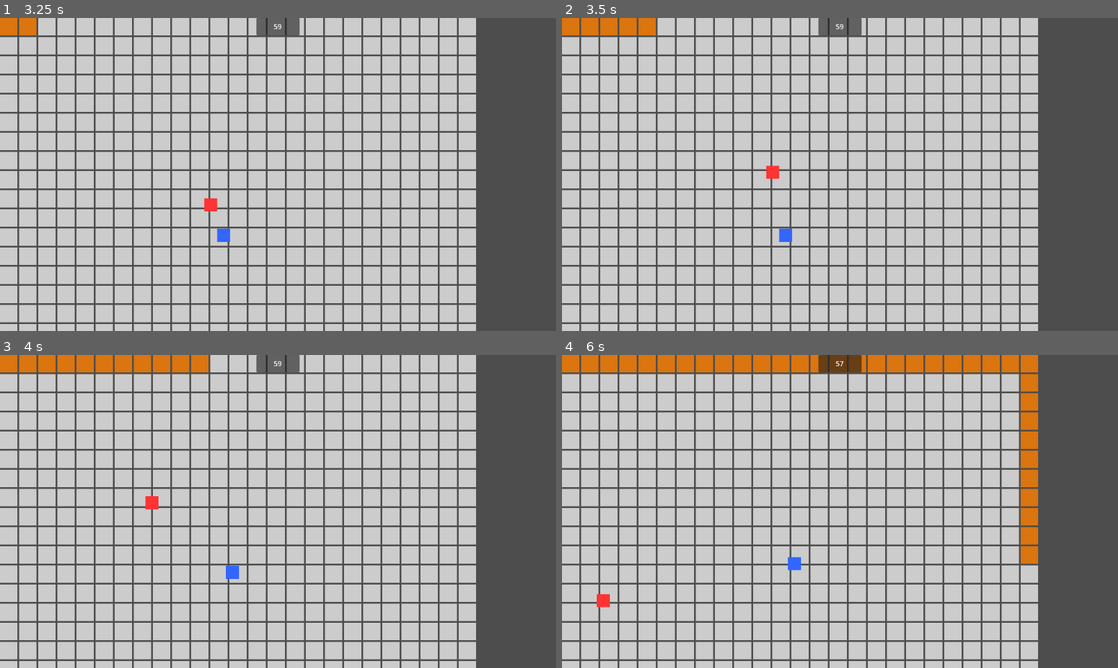
Above: before the commit, frames 1-4 (two rows, left to right).
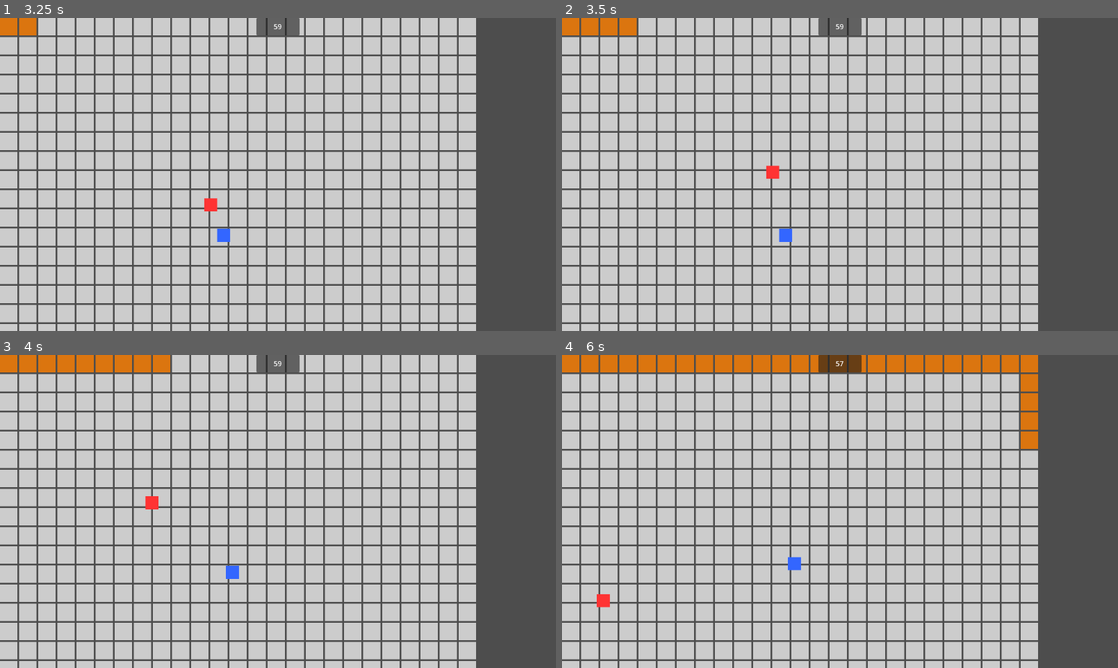
Above: after the commit, the same moments.

Repository: dcierco/genericParty
Game: Godot game, scene res://scenes/minigames/shrinking_platform.tscn
Same seed, same stepped clock (60 frames per second), same inputs: the game is played once before the commit and once after it. This scene is started directly instead of the project's main scene.
Inputs:
- Up to frame 1 (3.25 s): tap Enter (p2_action) at 0.5, 1.35, 2 s; hold D (p1_right) 0.53-1.28 s; tap Space (p1_action) at 0.6, 1.25, 2.75 s; hold S (p1_down) 1.28-2.03 s; hold D (p1_right) 2.03-2.78 s; tap Down (p2_down) at 2.1 s; hold W (p1_up) from 2.78 s (still down); tap Left (p2_left) at 2.85 s
- Up to frame 2 (3.5 s): keep holding W (p1_up)
- Up to frame 3 (4 s): release W (p1_up) at 3.53 s; hold A (p1_left) from 3.53 s (still down); tap Right (p2_right) at 3.6 s
- Up to frame 4 (6 s): tap Up (p2_up) at 4.35 s; release A (p1_left) at 5.03 s; hold S (p1_down) 5.03-5.78 s; tap Space (p1_action) at 5.1 s; hold D (p1_right) from 5.78 s (still down); tap Enter (p2_action) at 5.85 s

Frame 1 is identical in both runs. In frame 2, 0.2% of the frame differs, in the area x 13-17%, y 0-6%; in frame 3, 0.4%; in frame 4, 1.1%, in the area x 82-86%, y 30-67%.

Commit message:
Revert "Removing unused files"
This reverts commit c4ae1b26601d294c2599c22764e8aacd66688e02.

Diff:
--- /dev/null
+++ b/scenes/board/board_space.tscn
@@ -0,0 +1,51 @@
+[gd_scene load_steps=4 format=3 uid="uid://dc5s5wkijgcif"]
+
+[ext_resource type="Script" path="res://scripts/board/board_space.gd" id="1_bihgs"]
+
+[sub_resource type="CircleShape2D" id="CircleShape2D_0wghj"]
+radius = 20.0
+
+[sub_resource type="CircleShape2D" id="CircleShape2D_fhvw3"]
+radius = 20.0
+
+[node name="BoardSpace" type="Node2D" groups=["board_spaces"]]
+script = ExtResource("1_bihgs")
+
+[node name="Sprite2D" type="Sprite2D" parent="."]
+
+[node name="ColorRect" type="ColorRect" parent="Sprite2D"]
+anchors_preset = 8
+anchor_left = 0.5
+anchor_top = 0.5
+anchor_right = 0.5
+anchor_bottom = 0.5
+offset_left = -20.0
+offset_top = -20.0
+offset_right = 20.0
+offset_bottom = 20.0
+grow_horizontal = 2
+grow_vertical = 2
+color = Color(0.2, 0.2, 1, 1)
+
+[node name="CollisionShape2D" type="CollisionShape2D" parent="."]
+shape = SubResource("CircleShape2D_0wghj")
+
+[node name="Highlight" type="Area2D" parent="."]
+visible = false
+
+[node name="CollisionShape2D" type="CollisionShape2D" parent="Highlight"]
+shape = SubResource("CircleShape2D_fhvw3")
+
+[node name="ColorRect" type="ColorRect" parent="Highlight"]
+anchors_preset = 8
+anchor_left = 0.5
+anchor_top = 0.5
+anchor_right = 0.5
+anchor_bottom = 0.5
+offset_left = -20.0
+offset_top = -20.0
+offset_right = 20.0
+offset_bottom = 20.0
+grow_horizontal = 2
+grow_vertical = 2
+color = Color(1, 1, 0, 0.490196)
--- /dev/null
+++ b/scenes/board/main_board.tscn
@@ -0,0 +1,239 @@
+[gd_scene load_steps=3 format=3 uid="uid://b4ncmhlc70swn"]
+
+[ext_resource type="Script" path="res://scripts/board/board.gd" id="1_p0s2s"]
+[ext_resource type="PackedScene" uid="uid://dc5s5wkijgcif" path="res://scenes/board/board_space.tscn" id="2_eqnhx"]
+
+[node name="MainBoard" type="Node2D"]
+script = ExtResource("1_p0s2s")
+
+[node name="Background" type="ColorRect" parent="."]
+offset_right = 1280.0
+offset_bottom = 720.0
+color = Color(0.188235, 0.352941, 0.188235, 1)
+
+[node name="Spaces" type="Node2D" parent="."]
+
+[node name="StartSpace" parent="Spaces" instance=ExtResource("2_eqnhx")]
+position = Vector2(200, 500)
+space_id = 0
+space_type = 5
+next_space_ids = Array[int]([1])
+
+[node name="Space1" parent="Spaces" instance=ExtResource("2_eqnhx")]
+position = Vector2(300, 500)
+space_id = 1
+next_space_ids = Array[int]([2])
+
+[node name="Space2" parent="Spaces" instance=ExtResource("2_eqnhx")]
+position = Vector2(400, 500)
+space_id = 2
+next_space_ids = Array[int]([3])
+
+[node name="Space3" parent="Spaces" instance=ExtResource("2_eqnhx")]
+position = Vector2(500, 500)
+space_id = 3
+space_type = 1
+next_space_ids = Array[int]([4])
+
+[node name="Space4" parent="Spaces" instance=ExtResource("2_eqnhx")]
+position = Vector2(600, 500)
+space_id = 4
+next_space_ids = Array[int]([5])
+
+[node name="Space5" parent="Spaces" instance=ExtResource("2_eqnhx")]
+position = Vector2(700, 500)
+space_id = 5
+space_type = 2
+next_space_ids = Array[int]([6])
+
+[node name="Space6" parent="Spaces" instance=ExtResource("2_eqnhx")]
+position = Vector2(800, 500)
+space_id = 6
+next_space_ids = Array[int]([7])
+
+[node name="Space7" parent="Spaces" instance=ExtResource("2_eqnhx")]
+position = Vector2(900, 500)
+space_id = 7
+space_type = 4
+next_space_ids = Array[int]([8])
+
+[node name="Space8" parent="Spaces" instance=ExtResource("2_eqnhx")]
+position = Vector2(900, 400)
+space_id = 8
+next_space_ids = Array[int]([9])
+
+[node name="Space9" parent="Spaces" instance=ExtResource("2_eqnhx")]
+position = Vector2(900, 300)
+space_id = 9
+space_type = 1
+next_space_ids = Array[int]([10])
+
+[node name="Space10" parent="Spaces" instance=ExtResource("2_eqnhx")]
+position = Vector2(800, 300)
+space_id = 10
+next_space_ids = Array[int]([11])
+
+[node name="Space11" parent="Spaces" instance=ExtResource("2_eqnhx")]
+position = Vector2(700, 300)
+space_id = 11
+space_type = 3
+next_space_ids = Array[int]([12])
+
+[node name="Space12" parent="Spaces" instance=ExtResource("2_eqnhx")]
+position = Vector2(600, 300)
+space_id = 12
+next_space_ids = Array[int]([13])
+
+[node name="Space13" parent="Spaces" instance=ExtResource("2_eqnhx")]
+position = Vector2(500, 300)
+space_id = 13
+space_type = 1
+next_space_ids = Array[int]([14])
+
+[node name="Space14" parent="Spaces" instance=ExtResource("2_eqnhx")]
+position = Vector2(400, 300)
+space_id = 14
+next_space_ids = Array[int]([15])
+
+[node name="Space15" parent="Spaces" instance=ExtResource("2_eqnhx")]
+position = Vector2(300, 300)
+space_id = 15
+space_type = 2
+next_space_ids = Array[int]([16])
+
+[node name="Space16" parent="Spaces" instance=ExtResource("2_eqnhx")]
+position = Vector2(200, 300)
+space_id = 16
+next_space_ids = Array[int]([17])
+
+[node name="Space17" parent="Spaces" instance=ExtResource("2_eqnhx")]
+position = Vector2(200, 200)
+space_id = 17
+space_type = 1
+next_space_ids = Array[int]([18])
+
+[node name="Space18" parent="Spaces" instance=ExtResource("2_eqnhx")]
+position = Vector2(300, 200)
+space_id = 18
+next_space_ids = Array[int]([19])
+
+[node name="Space19" parent="Spaces" instance=ExtResource("2_eqnhx")]
+position = Vector2(400, 200)
+space_id = 19
+space_type = 3
+next_space_ids = Array[int]([20])
+
+[node name="Space20" parent="Spaces" instance=ExtResource("2_eqnhx")]
+position = Vector2(500, 200)
+space_id = 20
+next_space_ids = Array[int]([21])
+
+[node name="Space21" parent="Spaces" instance=ExtResource("2_eqnhx")]
+position = Vector2(600, 200)
+space_id = 21
+space_type = 1
+next_space_ids = Array[int]([22])
+
+[node name="Space22" parent="Spaces" instance=ExtResource("2_eqnhx")]
+position = Vector2(700, 200)
+space_id = 22
+next_space_ids = Array[int]([23])
+
+[node name="Space23" parent="Spaces" instance=ExtResource("2_eqnhx")]
+position = Vector2(800, 200)
+space_id = 23
+space_type = 2
+next_space_ids = Array[int]([24])
+
+[node name="Space24" parent="Spaces" instance=ExtResource("2_eqnhx")]
+position = Vector2(900, 200)
+space_id = 24
+next_space_ids = Array[int]([0])
+
+[node name="UI" type="CanvasLayer" parent="."]
+
+[node name="TopPanel" type="PanelContainer" parent="UI"]
+anchors_preset = 10
+anchor_right = 1.0
+offset_bottom = 50.0
+grow_horizontal = 2
+
+[node name="HBoxContainer" type="HBoxContainer" parent="UI/TopPanel"]
+layout_mode = 2
+
+[node name="TurnLabel" type="Label" parent="UI/TopPanel/HBoxContainer"]
+layout_mode = 2
+size_flags_horizontal = 3
+text = "Turn: 1/10"
+
+[node name="CurrentPlayerLabel" type="Label" parent="UI/TopPanel/HBoxContainer"]
+layout_mode = 2
+size_flags_horizontal = 3
+text = "Current Player: Player 1"
+horizontal_alignment = 1
+
+[node name="PlayerStatsContainer" type="HBoxContainer" parent="UI/TopPanel/HBoxContainer"]
+layout_mode = 2
+size_flags_horizontal = 3
+alignment = 2
+
+[node name="CoinsLabel" type="Label" parent="UI/TopPanel/HBoxContainer/PlayerStatsContainer"]
+layout_mode = 2
+text = "Coins: 0"
+
+[node name="VSeparator" type="VSeparator" parent="UI/TopPanel/HBoxContainer/PlayerStatsContainer"]
+layout_mode = 2
+
+[node name="StarsLabel" type="Label" parent="UI/TopPanel/HBoxContainer/PlayerStatsContainer"]
+layout_mode = 2
+text = "Stars: 0"
+
+[node name="BottomPanel" type="PanelContainer" parent="UI"]
+anchors_preset = 12
+anchor_top = 1.0
+anchor_right = 1.0
+anchor_bottom = 1.0
+offset_top = -60.0
+grow_horizontal = 2
+grow_vertical = 0
+
+[node name="HBoxContainer" type="HBoxContainer" parent="UI/BottomPanel"]
+layout_mode = 2
+alignment = 1
+
+[node name="RollDiceButton" type="Button" parent="UI/BottomPanel/HBoxContainer"]
+layout_mode = 2
+text = "Roll Dice"
+
+[node name="DiceValueLabel" type="Label" parent="UI/BottomPanel/HBoxContainer"]
+layout_mode = 2
+text = "Dice: -"
+
+[node name="DicePanel" type="PanelContainer" parent="UI"]
+visible = false
+anchors_preset = 8
+anchor_left = 0.5
+anchor_top = 0.5
+anchor_right = 0.5
+anchor_bottom = 0.5
+offset_left = -100.0
+offset_top = -100.0
+offset_right = 100.0
+offset_bottom = 100.0
+grow_horizontal = 2
+grow_vertical = 2
+
+[node name="VBoxContainer" type="VBoxContainer" parent="UI/DicePanel"]
+layout_mode = 2
+alignment = 1
+
+[node name="Label" type="Label" parent="UI/DicePanel/VBoxContainer"]
+layout_mode = 2
+text = "Rolling Dice..."
+horizontal_alignment = 1
+
+[node name="DiceValueLarge" type="Label" parent="UI/DicePanel/VBoxContainer"]
+layout_mode = 2
+theme_override_font_sizes/font_size = 64
+text = "6"
+horizontal_alignment = 1
--- /dev/null
+++ b/scenes/board/player_token.tscn
@@ -0,0 +1,36 @@
+[gd_scene load_steps=3 format=3 uid="uid://d0v05qxhieynt"]
+
+[ext_resource type="Script" path="res://scripts/player/player_token.gd" id="1_0qn5l"]
+
+[sub_resource type="CircleShape2D" id="CircleShape2D_pj0r7"]
+radius = 15.0
+
+[node name="PlayerToken" type="Node2D"]
+script = ExtResource("1_0qn5l")
+
+[node name="Sprite2D" type="Sprite2D" parent="."]
+
+[node name="ColorRect" type="ColorRect" parent="Sprite2D"]
+anchors_preset = 8
+anchor_left = 0.5
+anchor_top = 0.5
+anchor_right = 0.5
+anchor_bottom = 0.5
+offset_left = -20.0
+offset_top = -20.0
+offset_right = 20.0
+offset_bottom = 20.0
+grow_horizontal = 2
+grow_vertical = 2
+color = Color(1, 0, 0, 1)
+
+[node name="CollisionShape2D" type="CollisionShape2D" parent="."]
+shape = SubResource("CircleShape2D_pj0r7")
+
+[node name="NameLabel" type="Label" parent="."]
+offset_left = -60.0
+offset_top = -45.0
+offset_right = 60.0
+offset_bottom = -22.0
+text = "Player"
+horizontal_alignment = 1
--- /dev/null
+++ b/scenes/ui/player_lane.tscn
@@ -0,0 +1,23 @@
+[gd_scene load_steps=1 format=3 uid="uid://"] # Let Godot assign UID
+
+[node name="PlayerLane" type="Control"]
+layout_mode = 3
+anchors_preset = 15
+anchor_right = 1.0
+anchor_bottom = 1.0
+grow_horizontal = 2
+grow_vertical = 2
+size_flags_horizontal = 3
+size_flags_vertical = 3
+custom_minimum_size = Vector2(0, 50) # Set minimum height
+
+[node name="PlayerLabel" type="Label" parent="."]
+layout_mode = 0
+offset_left = 10.0
+offset_top = 5.0
+offset_right = 50.0
+offset_bottom = 31.0 # Adjusted bottom slightly
+text = "P?"
+
+[node name="PlayerSprite" type="Node2D" parent="."]
+position = Vector2(30, 25) # Adjusted position slightly
--- /dev/null
+++ b/scripts/board/board.gd
@@ -0,0 +1,311 @@
+extends Node2D
+class_name GameBoard
+
+# Game state
+enum BoardState {IDLE, DICE_ROLL, PLAYER_MOVING, SPACE_EVENT}
+var current_state: BoardState = BoardState.IDLE
+
+# Board elements
+var spaces: Dictionary = {}  # space_id: BoardSpace
+var players: Dictionary = {}  # player_id: PlayerNode
+
+# Current turn variables
+var current_player_id: int = -1
+var dice_result: int = 0
+var moves_remaining: int = 0
+var current_space: BoardSpace = null
+var destination_space: BoardSpace = null
+var possible_paths: Array = []
+
+# UI References
+@onready var turn_label = $UI/TopPanel/HBoxContainer/TurnLabel
+@onready var current_player_label = $UI/TopPanel/HBoxContainer/CurrentPlayerLabel
+@onready var coins_label = $UI/TopPanel/HBoxContainer/PlayerStatsContainer/CoinsLabel
+@onready var stars_label = $UI/TopPanel/HBoxContainer/PlayerStatsContainer/StarsLabel
+@onready var roll_dice_button = $UI/BottomPanel/HBoxContainer/RollDiceButton
+@onready var dice_value_label = $UI/BottomPanel/HBoxContainer/DiceValueLabel
+@onready var dice_panel = $UI/DicePanel
+@onready var dice_value_large = $UI/DicePanel/VBoxContainer/DiceValueLarge
+
+# Signals
+signal player_turn_ended
+signal player_landed_on_space(player_id, space_id)
+signal dice_rolled(result)
+
+func _ready():
+	print("Board scene loaded")
+
+	# Register all spaces
+	for space_node in get_tree().get_nodes_in_group("board_spaces"):
+		if space_node is BoardSpace:
+			spaces[space_node.space_id] = space_node
+
+	print("Found " + str(spaces.size()) + " board spaces")
+
+	connect_spaces()
+	setup_players()
+
+	# Connect UI signals
+	if roll_dice_button:
+		roll_dice_button.pressed.connect(_on_roll_dice_button_pressed)
+		print("Roll dice button connected")
+	else:
+		push_error("Roll dice button not found!")
+
+	# Start the first player's turn
+	start_first_turn()
+
+# Connect spaces based on their next_space_ids
+func connect_spaces():
+	for space_id in spaces:
+		var space = spaces[space_id]
+		space.next_spaces.clear()
+
+		for next_id in space.next_space_ids:
+			if spaces.has(next_id):
+				space.next_spaces.append(spaces[next_id])
+			else:
+				push_error("Invalid next space ID: " + str(next_id))
+
+# Setup player nodes on the board
+func setup_players():
+	players.clear()
+
+	# Find start space
+	var start_space = null
+	for space_id in spaces:
+		if spaces[space_id].space_type == BoardSpace.SpaceType.START:
+			start_space = spaces[space_id]
+			break
+
+	if not start_space:
+		push_error("No start space found on the board")
+		return
+	else:
+		print("Start space found at position " + str(start_space.global_position))
+
+	# Make sure GameManager has players
+	if GameManager.players.size() == 0:
+		push_error("No players in GameManager!")
+		# Create default players for testing
+		GameManager.start_new_game(4, 10)
+
+	print("Setting up " + str(GameManager.players.size()) + " players")
+
+	# Create player nodes for each player in GameManager
+	for player_data in GameManager.players:
+		# Create player node (visual representation)
+		var player_scene = load("res://scenes/board/player_token.tscn")
+		if player_scene:
+			var player_instance = player_scene.instantiate()
+			add_child(player_instance)
+
+			# Set properties
+			player_instance.player_id = player_data.player_id
+			player_instance.player_name = player_data.name
+
+			# Position at start space
+			player_instance.global_position = start_space.global_position
+			print("Positioned player " + str(player_data.player_id) + " at " + str(start_space.global_position))
+
+			# Force visual update
+			player_instance.setup_visuals()
+
+			# Store reference
+			players[player_data.player_id] = player_instance
+
+			# Update player data
+			player_data.current_space = start_space.space_id
+			player_data.position = start_space.global_position
+		else:
+			push_error("Failed to load player scene")
+
+# Start the first turn
+func start_first_turn():
+	current_player_id = GameManager.current_player_index
+	print("Starting first turn with player " + str(current_player_id))
+	start_player_turn(current_player_id)
+	update_ui()
+
+# Start a player's turn
+func start_player_turn(player_id: int):
+	current_player_id = player_id
+	current_state = BoardState.DICE_ROLL
+
+	# Get current space
+	var player_data = GameManager.get_current_player()
+	if spaces.has(player_data.current_space):
+		current_space = spaces[player_data.current_space]
+	else:
+		push_error("Invalid player space ID: " + str(player_data.current_space))
+		# Default to start space
+		for space_id in spaces:
+			if spaces[space_id].space_type == BoardSpace.SpaceType.START:
+				current_space = spaces[space_id]
+				break
+
+	print("Player " + str(player_id) + " turn started at space " + str(current_space.space_id))
+
+	# Enable dice roll button
+	if roll_dice_button:
+		roll_dice_button.disabled = false
+		print("Dice roll button enabled")
+
+	# Update UI
+	update_ui()
+
+# Roll the dice
+func roll_dice():
+	if current_state != BoardState.DICE_ROLL:
+		return
+
+	print("Rolling dice")
+
+	# Disable dice roll button
+	roll_dice_button.disabled = true
+
+	# Generate random dice roll (1-6)
+	dice_result = 1 + randi() % 6
+	moves_remaining = dice_result
+
+	print("Rolled a " + str(dice_result))
+
+	# Show dice panel with animation
+	if dice_panel and dice_value_large:
+		dice_panel.visible = true
+		dice_value_large.text = str(dice_result)
+
+	emit_signal("dice_rolled", dice_result)
+
+	# Update dice label
+	if dice_value_label:
+		dice_value_label.text = "Dice: " + str(dice_result)
+
+	# Start player movement after a delay
+	var tween = create_tween()
+	tween.tween_interval(1.5)
+	await tween.finished
+
+	if dice_panel:
+		dice_panel.visible = false
+
+	current_state = BoardState.PLAYER_MOVING
+	move_player()
+
+# Move the player along the board
+func move_player():
+	if current_state != BoardState.PLAYER_MOVING or moves_remaining <= 0:
+		handle_space_event()
+		return
+
+	# Calculate next space
+	var next_space = current_space.get_random_next_space()
+	if not next_space:
+		push_error("No next space available")
+		handle_space_event()
+		return
+
+	print("Moving player to space " + str(next_space.space_id))
+
+	# Update player position
+	var player_token = players[current_player_id]
+	var tween = create_tween()
+	tween.tween_property(player_token, "global_position", next_space.global_position, 0.5)
+
+	await tween.finished
+
+	# Make player jump for visual effect
+	if player_token.has_method("jump"):
+		player_token.jump()
+
+	# Update current space
+	current_space = next_space
+
+	# Update player data
+	var player_data = GameManager.get_current_player()
+	player_data.current_space = current_space.space_id
+	player_data.position = current_space.global_position
+
+	moves_remaining -= 1
+
+	print("Moves remaining: " + str(moves_remaining))
+
+	# Continue movement
+	if moves_remaining > 0:
+		await get_tree().create_timer(0.2).timeout
+		move_player()
+	else:
+		handle_space_event()
+
+# Handle the event on the space where player landed
+func handle_space_event():
+	current_state = BoardState.SPACE_EVENT
+
+	print("Player landed on space " + str(current_space.space_id) + " of type " + str(current_space.space_type))
+
+	emit_signal("player_landed_on_space", current_player_id, current_space.space_id)
+
+	# Trigger space effect
+	current_space.on_player_landed(current_player_id)
+
+	# Update UI to show any changes in coins/stars
+	update_ui()
+
+	# Wait for space event to complete
+	await get_tree().create_timer(1.0).timeout
+
+	end_player_turn()
+
+# End the current player's turn
+func end_player_turn():
+	current_state = BoardState.IDLE
+	emit_signal("player_turn_ended")
+
+	print("Ending turn for player " + str(current_player_id))
+
+	# Update GameManager
+	GameManager.next_player_turn()
+
+	print("Next player: " + str(GameManager.current_player_index) + ", Turn: " + str(GameManager.current_turn))
+
+	# Check if game state changed (e.g., to minigame)
+	if GameManager.current_state == GameManager.GameState.MINIGAME:
+		print("Triggering minigame")
+		# Game manager will handle switching to minigame
+		await get_tree().create_timer(0.5).timeout
+		MinigameManager.start_minigame()
+	else:
+		# Continue with next player
+		current_player_id = GameManager.current_player_index
+		start_player_turn(current_player_id)
+
+# Handle dice roll button press
+func _on_roll_dice_button_pressed():
+	print("Roll dice button pressed")
+	if current_state == BoardState.DICE_ROLL:
+		roll_dice()
+
+# Update UI elements with current game state
+func update_ui():
+	if !is_inside_tree():
+		return
+
+	# Make sure UI references are valid
+	if !turn_label or !current_player_label or !coins_label or !stars_label:
+		push_error("UI references are invalid!")
+		return
+
+	# Update turn label
+	turn_label.text = "Turn: " + str(GameManager.current_turn) + "/" + str(GameManager.total_turns)
+
+	# Update current player label
+	var player_data = GameManager.get_current_player()
+	current_player_label.text = "Current Player: " + player_data.name
+
+	# Update stats
+	coins_label.text = "Coins: " + str(player_data.coins)
+	stars_label.text = "Stars: " + str(player_data.stars)
+
+	print("UI updated - Turn: " + str(GameManager.current_turn) + "/" + str(GameManager.total_turns) +
+	      ", Player: " + player_data.name + ", Coins: " + str(player_data.coins) +
+	      ", Stars: " + str(player_data.stars))
--- /dev/null
+++ b/scripts/board/board_space.gd
@@ -0,0 +1,100 @@
+@tool
+extends Node2D
+class_name BoardSpace
+
+# Space types
+enum SpaceType {BLUE, RED, GREEN, SPECIAL, STAR, START}
+
+# Space properties
+@export var space_id: int = 0
+@export var space_type: SpaceType = SpaceType.BLUE
+@export var next_space_ids: Array[int] = []  # IDs of connected spaces
+@export var coins_value: int = 3  # Coins granted/taken when landing on this space
+
+# Visual elements
+@export var highlight_color: Color = Color(1, 1, 0, 0.5)
+var is_highlighted: bool = false
+
+# References to connected spaces
+var next_spaces: Array = []
+
+# Called when the node enters the scene tree for the first time
+func _ready():
+	setup_visuals()
+
+# Set up visuals based on space type
+func setup_visuals():
+	var sprite = $Sprite2D
+	if not sprite:
+		return
+
+	# Set color based on space type
+	match space_type:
+		SpaceType.BLUE:
+			sprite.modulate = Color(0.2, 0.2, 1.0)
+		SpaceType.RED:
+			sprite.modulate = Color(1.0, 0.2, 0.2)
+		SpaceType.GREEN:
+			sprite.modulate = Color(0.2, 1.0, 0.2)
+		SpaceType.SPECIAL:
+			sprite.modulate = Color(1.0, 0.6, 0.0)
+		SpaceType.STAR:
+			sprite.modulate = Color(1.0, 1.0, 0.0)
+		SpaceType.START:
+			sprite.modulate = Color(1.0, 1.0, 1.0)
+
+# Called when a player lands on this space
+func on_player_landed(player_id: int):
+	# Get player data
+	var player = null
+	for p in GameManager.players:
+		if p.player_id == player_id:
+			player = p
+			break
+
+	if not player:
+		push_error("Player not found: " + str(player_id))
+		return
+
+	# Apply space effect based on type
+	match space_type:
+		SpaceType.BLUE:
+			# Give coins
+			player.coins += coins_value
+		SpaceType.RED:
+			# Take coins
+			player.coins = max(0, player.coins - coins_value)
+		SpaceType.GREEN:
+			# Special effect (override in derived classes)
+			pass
+		SpaceType.SPECIAL:
+			# Special event (override in derived classes)
+			pass
+		SpaceType.STAR:
+			# Star space - buy a star if enough coins
+			if player.coins >= 20:
+				player.coins -= 20
+				player.stars += 1
+		SpaceType.START:
+			# Starting space - bonus coins
+			player.coins += 10
+
+	# Additional effects can be implemented in derived classes
+
+# Highlight this space (for showing available moves)
+func highlight(enabled: bool = true):
+	is_highlighted = enabled
+	if has_node("Highlight"):
+		$Highlight.visible = enabled
+
+# Get random next space (for path branches)
+func get_random_next_space():
+	if next_spaces.is_empty():
+		return null
+
+	var idx = randi() % next_spaces.size()
+	return next_spaces[idx]
+
+# Get all possible next spaces
+func get_all_next_spaces() -> Array:
+	return next_spaces
--- a/scripts/minigames/shrinking_platform.gd
+++ b/scripts/minigames/shrinking_platform.gd
@@ -3,8 +3,8 @@
 # Game settings
 var platform_size = Vector2(1000, 1000)  # Larger platform (25x25 cells)
 var cell_size = 40
-var lava_speed = 13.0  # Cells per second (to fill 625 cells in 60 seconds)
-var push_power = 1500.0
+var lava_speed = 11.3  # Cells per second (to fill 625 cells in 60 seconds)
+var push_power = 300.0
 var player_speed = 300.0
 
 # Spiral shrinking parameters
Not shown: 1 places in scenes/minigames/shrinking_platform.tscn that only renumber resources
Not shown, added: scripts/board/board.gd.uid
Not shown, added: scripts/board/board_space.gd.uid
Not shown, removed: scripts/minigames/shrinking_platform.gd.uid
